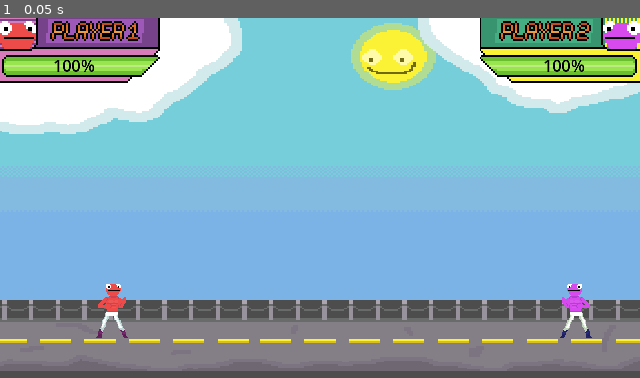
Above: before the commit, frame 1.
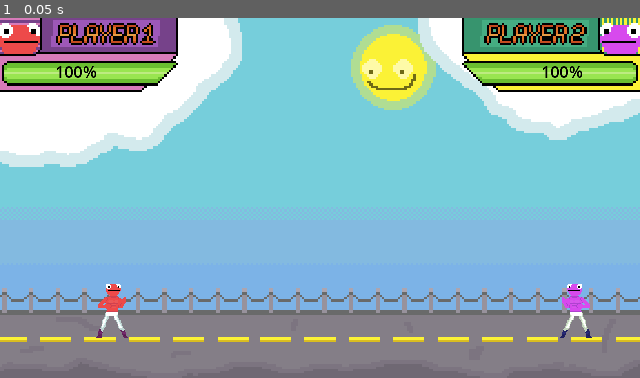
Above: after the commit, the same moment.

Repository: bmingles/gamejam-2024
Game: Godot game, scene res://world.tscn
The game is run twice, just before and just after one commit, with the same random seed, the same clock (stepped at 60 frames per second) and the same inputs.
Inputs:
- Up to frame 1 (0.05 s): no input

The runs differ from the first frame. In frame 1, 27% of the frame differs, in the area x 0-100%, y 0-100%.

Commit message:
Single background image

Diff:
--- a/FrogFighters/world.tscn
+++ b/FrogFighters/world.tscn
@@ -15,23 +15,10 @@
 [node name="World" type="Node"]
 
 [node name="Background" type="Sprite2D" parent="."]
-position = Vector2(160, 88)
-scale = Vector2(1.11111, 0.884422)
+position = Vector2(160, 90)
+scale = Vector2(1.11111, 1.125)
 texture = ExtResource("5_mher8")
-region_enabled = true
 region_rect = Rect2(0, 0, 288, 199.592)
-
-[node name="HUD1" type="Sprite2D" parent="."]
-position = Vector2(40, 16)
-texture = ExtResource("5_mher8")
-region_enabled = true
-region_rect = Rect2(0, 199.647, 79.9361, 33.3529)
-
-[node name="HUD2" type="Sprite2D" parent="."]
-position = Vector2(280, 16)
-texture = ExtResource("5_mher8")
-region_enabled = true
-region_rect = Rect2(208.516, 199.976, 79.7894, 33.4431)
 
 [node name="StaticBody2D" type="StaticBody2D" parent="."]
 
@@ -51,10 +38,10 @@
 health_bar = NodePath("../HealthBar2")
 
 [node name="HealthBar1" type="ProgressBar" parent="."]
-offset_left = 17.0
-offset_top = 18.0
-offset_right = 96.0
-offset_bottom = 41.0
+offset_left = 18.0
+offset_top = 21.0
+offset_right = 97.0
+offset_bottom = 44.0
 scale = Vector2(0.5, 0.5)
 theme_override_colors/font_color = Color(0, 0, 0, 1)
 theme_override_styles/background = SubResource("StyleBoxFlat_vl60e")
@@ -64,10 +51,10 @@
 script = ExtResource("5_6pus4")
 
 [node name="HealthBar2" type="ProgressBar" parent="."]
-offset_left = 262.0
-offset_top = 18.0
-offset_right = 341.0
-offset_bottom = 41.0
+offset_left = 261.0
+offset_top = 21.0
+offset_right = 340.0
+offset_bottom = 44.0
 scale = Vector2(0.5, 0.5)
 theme_override_colors/font_color = Color(0, 0, 0, 1)
 theme_override_styles/background = SubResource("StyleBoxFlat_vl60e")
Binary file changed: FrogFighters/assets/scenery.png
